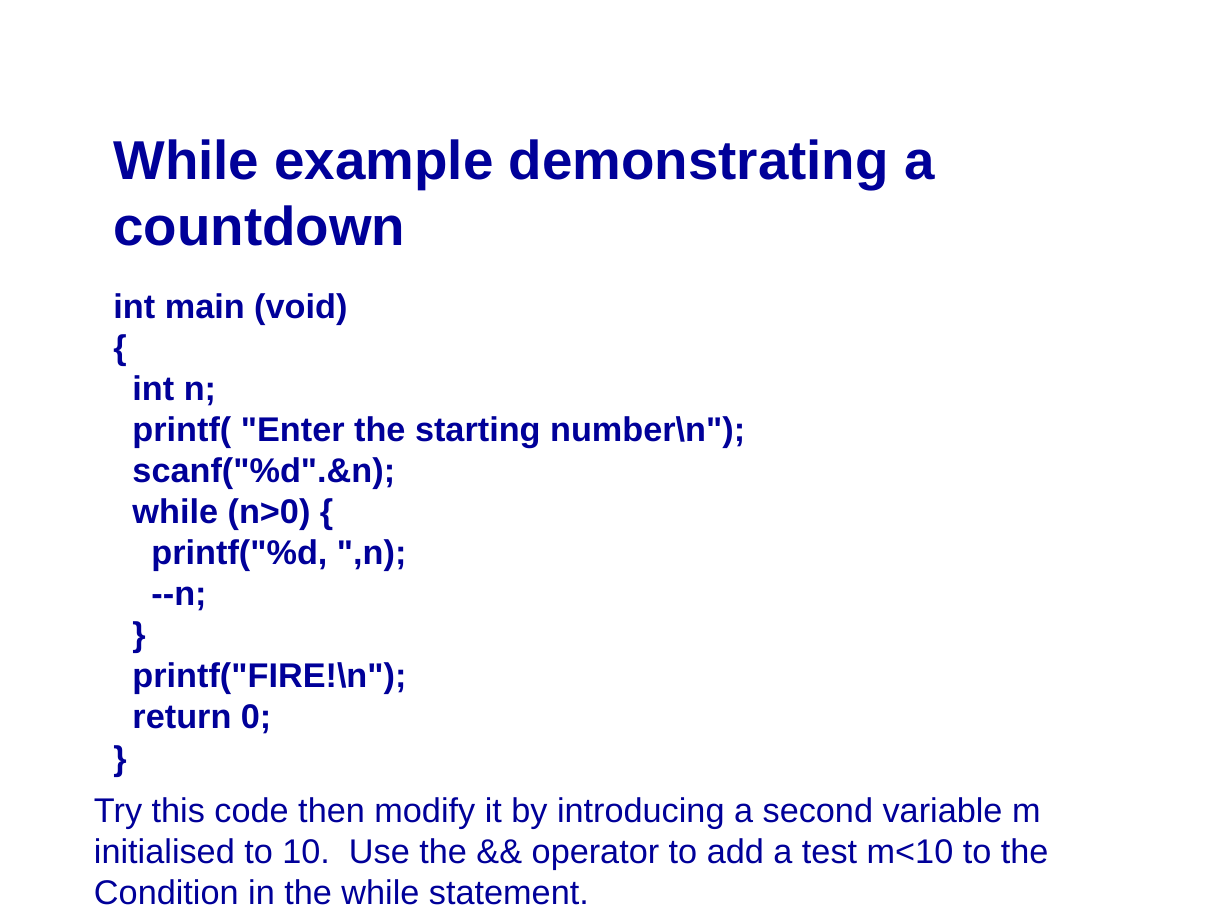
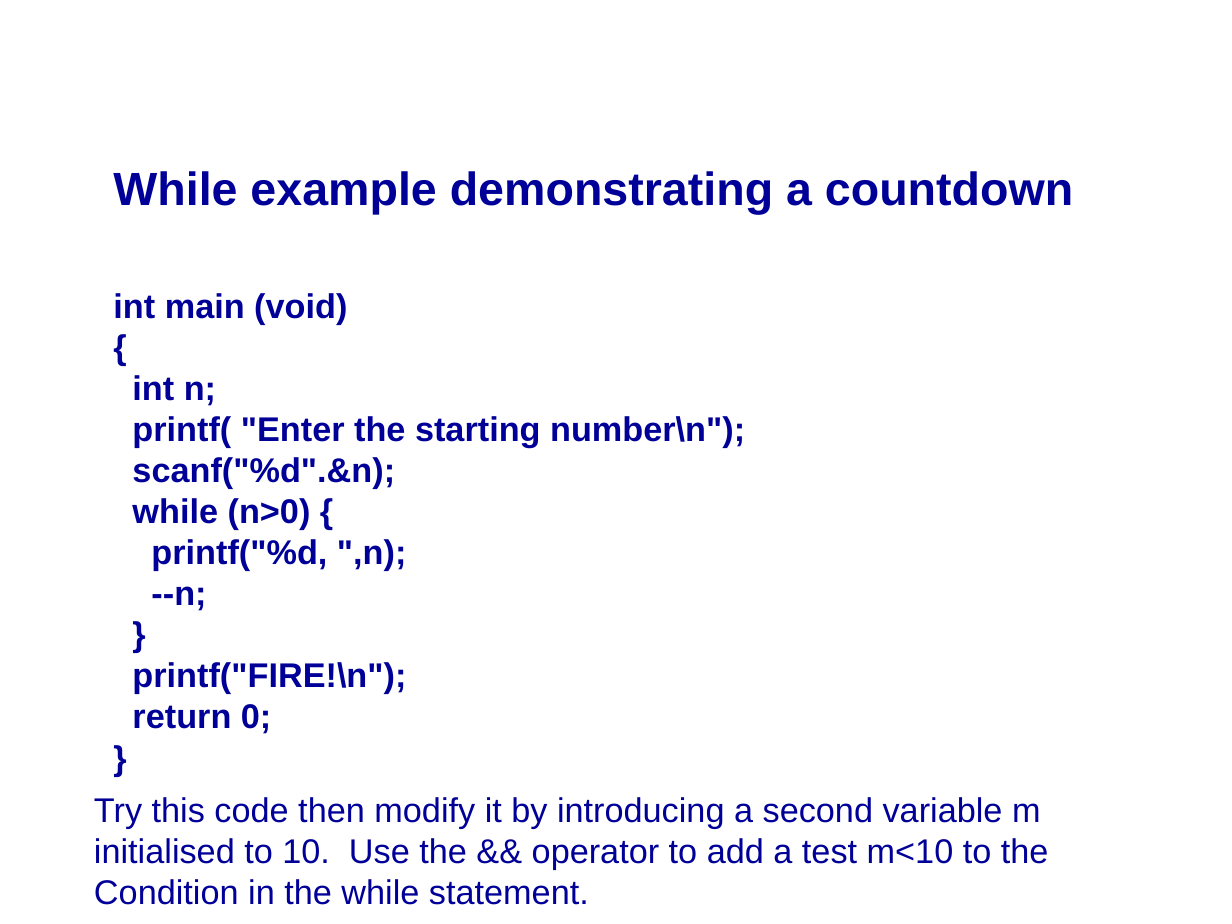
Before and after one commit to mikeg64/iome, a slide deck: slide 13 of src/examples/course/c/presentation/IntrotoC2.ppt (slide 9 before the commit). Drawn at 1232x924 pixels with LibreOffice and Linux fonts; fonts in the diff are those of the drawing; background and template pictures are left out. Boxes give left, top, right and bottom in pixels: in the first picture for what was removed or moved away, otherwise in the second. Text is boxed around its words. In the diff, an @@ line names an element or a change of style, - is before the commit and + after.

Commit message:
Basic examples added

```diff
--- a/src/examples/course/c/presentation/IntrotoC2.ppt
+++ b/src/examples/course/c/presentation/IntrotoC2.ppt
@@ text "While example demonstrating a countdown" at (113, 171, 1073, 214): size 32 to 27.2 pt; line spacing 1 to 0.9 @@
```
Also in this commit, not shown: 1 other slide changed, 3 slides added, 7 other files.
